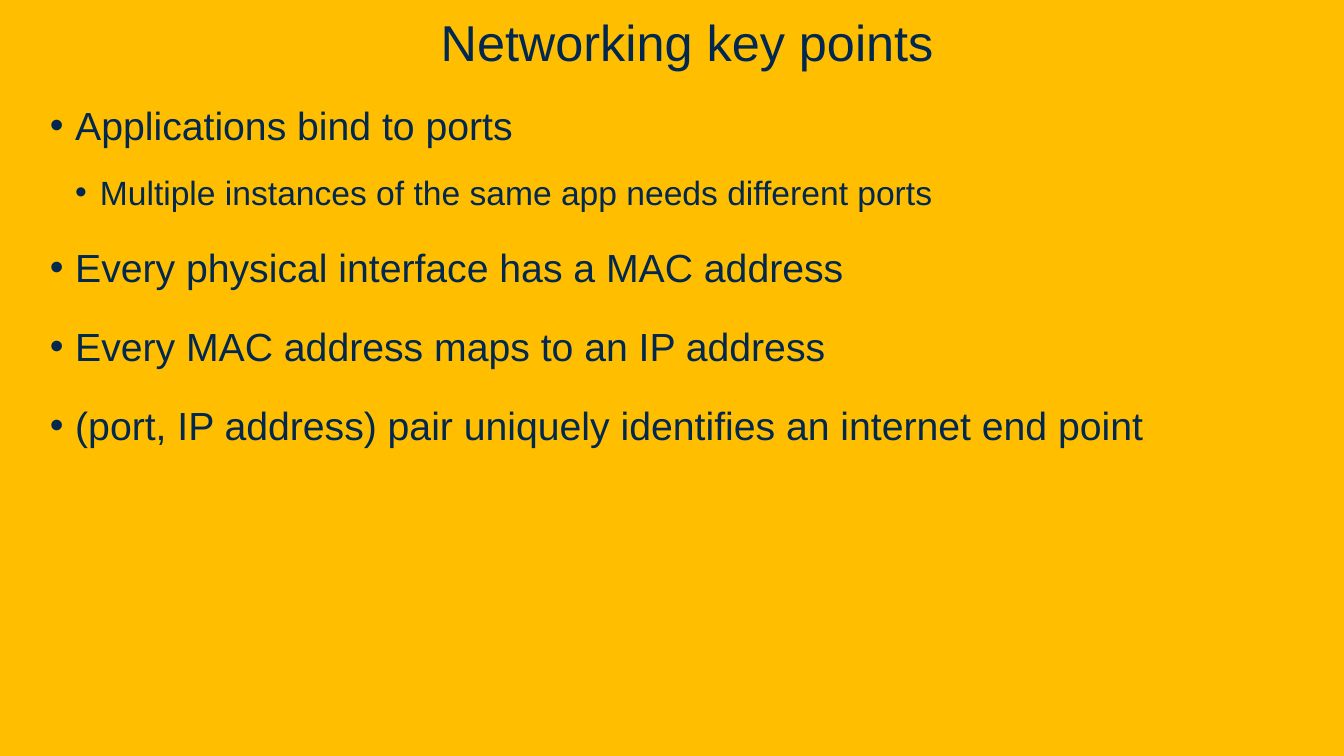
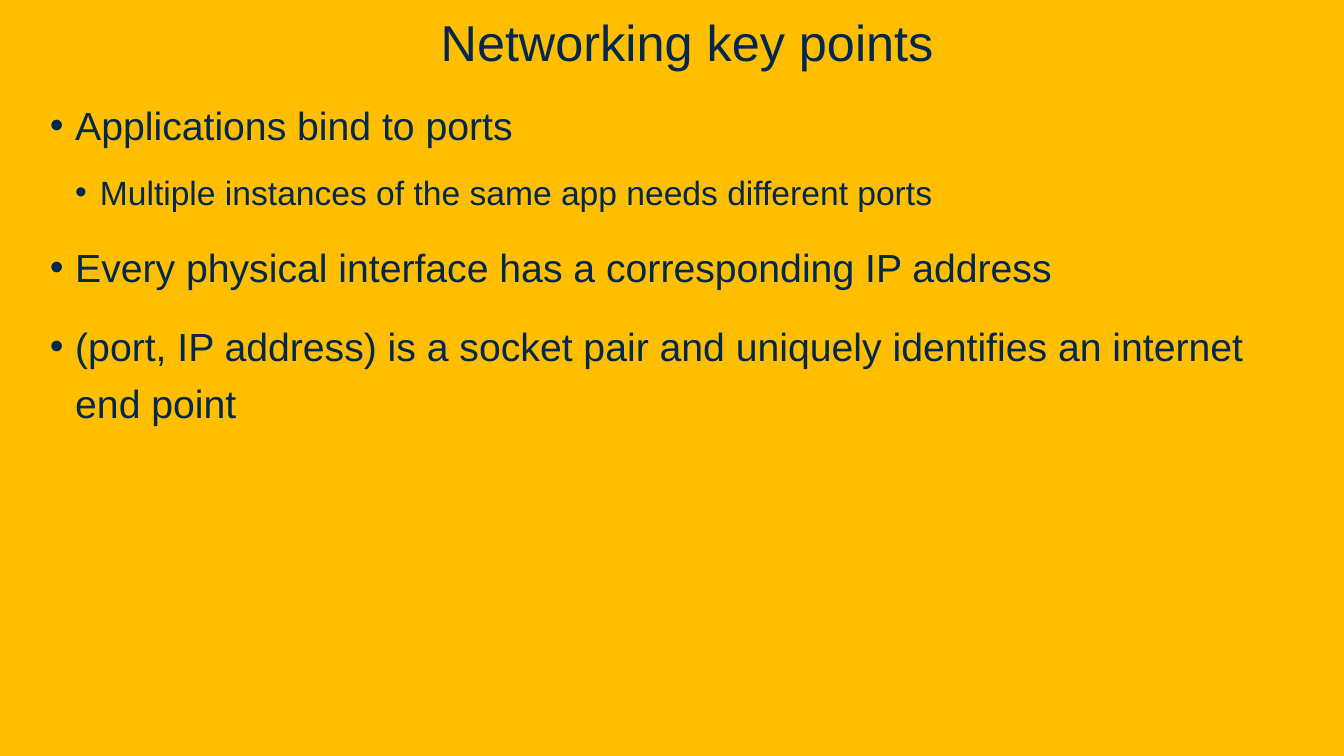
Before and after one commit to davsec-teaching/ECS160-Winter2025, a slide deck: slide 47 of slides/6_software_architecture.pptx (slide 43 before the commit). Drawn at 1344x756 pixels with LibreOffice and Linux fonts; fonts in the diff are those of the drawing; background and template pictures are left out. Boxes give left, top, right and bottom in pixels: in the first picture for what was removed or moved away, otherwise in the second. Text is boxed around its words. In the diff, an @@ line names an element or a change of style, - is before the commit and + after.

```diff
--- a/slides/6_software_architecture.pptx
+++ b/slides/6_software_architecture.pptx
@@ text at (x1=75, y1=253, x2=1243, y2=426): text changed @@
-• Every physical interface has a MAC address
-• Every MAC address maps to an IP address
-• (port, IP address) pair uniquely identifies an internet end point
+• Every physical interface has a corresponding IP address
+• (port, IP address) is a socket pair and uniquely identifies an internet end point
```
Also in this commit, not shown: 12 other slides changed, 40 slides added, 3 slides removed.
